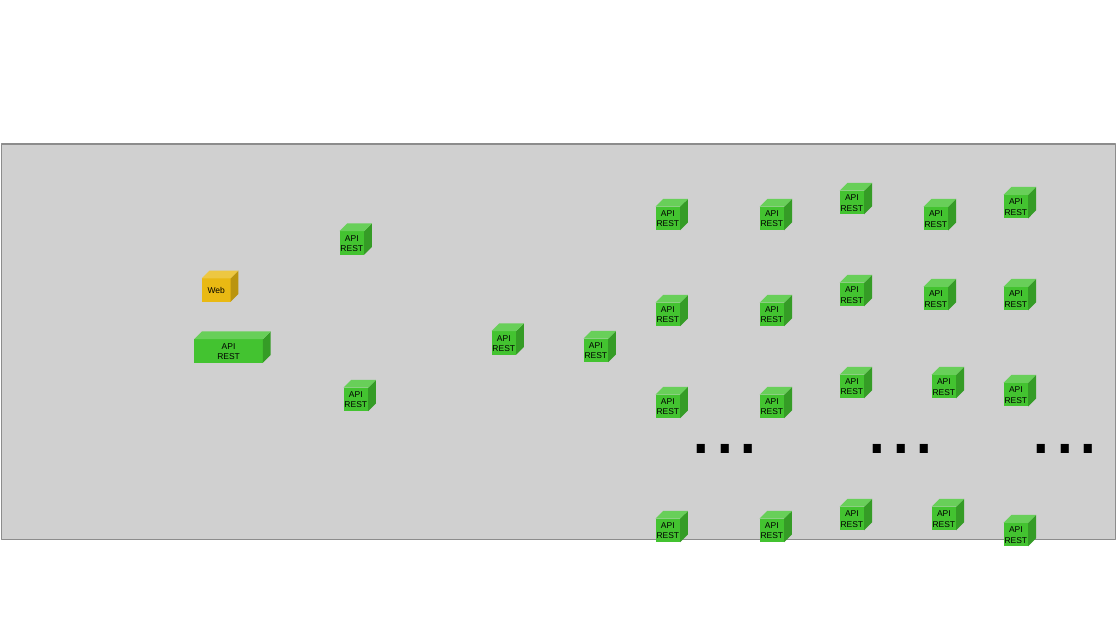
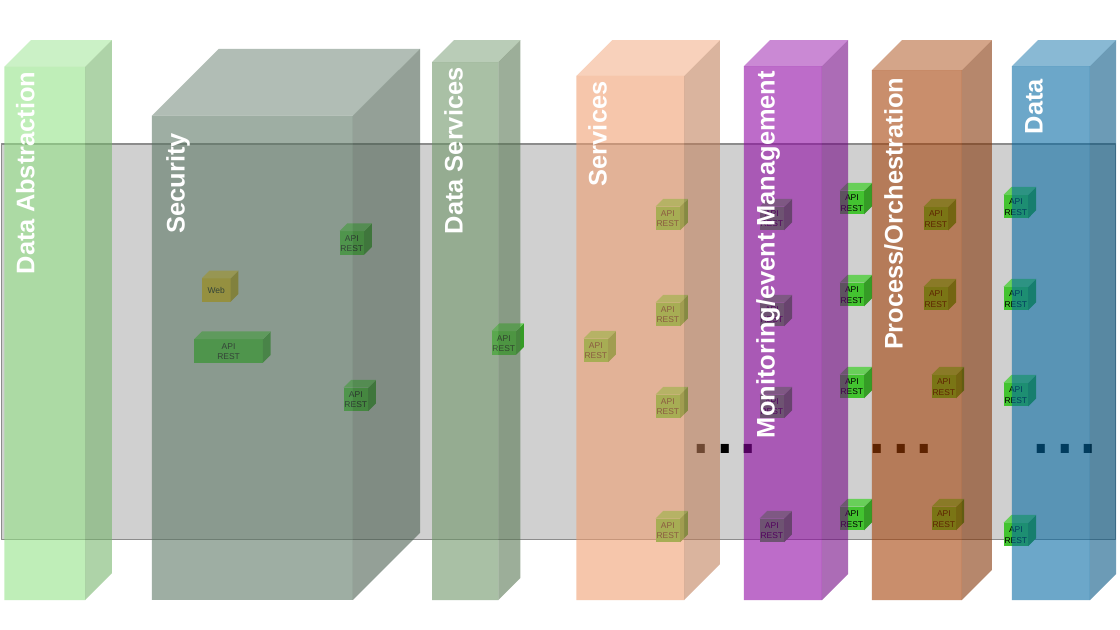
Before and after one commit to gattardm/P5, a slide deck: slide 11 of resources/fonctionnel.odp (slide 10 before the commit). Drawn at 1120x630 pixels with LibreOffice and Linux fonts; fonts in the diff are those of the drawing; grey boxes stand for pictures. Boxes give left, top, right and bottom in pixels: in the first picture for what was removed or moved away, otherwise in the second. Text is boxed around its words. In the diff, an @@ line names an element or a change of style, - is before the commit and + after.

```diff
--- a/resources/fonctionnel.odp
+++ b/resources/fonctionnel.odp
@@ cube added at (4,40,112,600), fill #92E285 at 58% opacity @@
@@ cube added at (152,49,421,601), fill #597461 at 58% opacity @@
@@ cube added at (432,40,520,600), fill #6B9365 at 58% opacity @@
@@ cube added at (576,40,720,600), fill #F09E6F at 58% opacity @@
@@ cube added at (744,40,848,600), fill #8E03A3 at 58% opacity @@
@@ cube added at (872,40,992,600), fill #A33E03 at 58% opacity @@
@@ cube added at (1012,40,1116,600), fill #0369A3 at 58% opacity @@
@@ text added at (11,88,39,272), 18 pt, text #FFFFFF, bold @@
+Data Abstraction
@@ text added at (440,78,468,232), 18 pt, text #FFFFFF, bold @@
+Data Services
@@ text added at (752,86,780,432), 18 pt, text #FFFFFF, bold @@
+Monitoring/event Management
@@ text added at (1020,84,1048,133), 18 pt, text #FFFFFF, bold @@
+Data
@@ text added at (584,92,612,183), 18 pt, text #FFFFFF, bold @@
+Services
@@ text added at (880,105,908,341), 18 pt, text #FFFFFF, bold @@
+Process/Orchestration
@@ text added at (162,143,190,230), 18 pt, text #FFFFFF, bold @@
+Security
```
Also in this commit, not shown: 2 other slides changed, 2 slides added, 5 other files.
